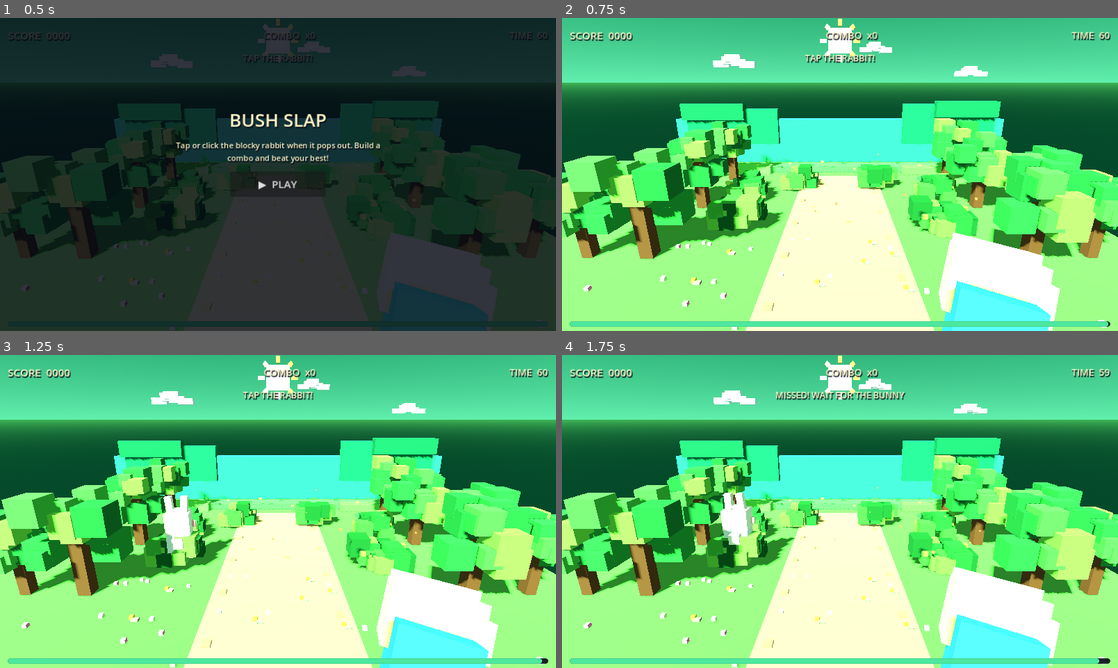
Above: before the commit, frames 1-4 (two rows, left to right).
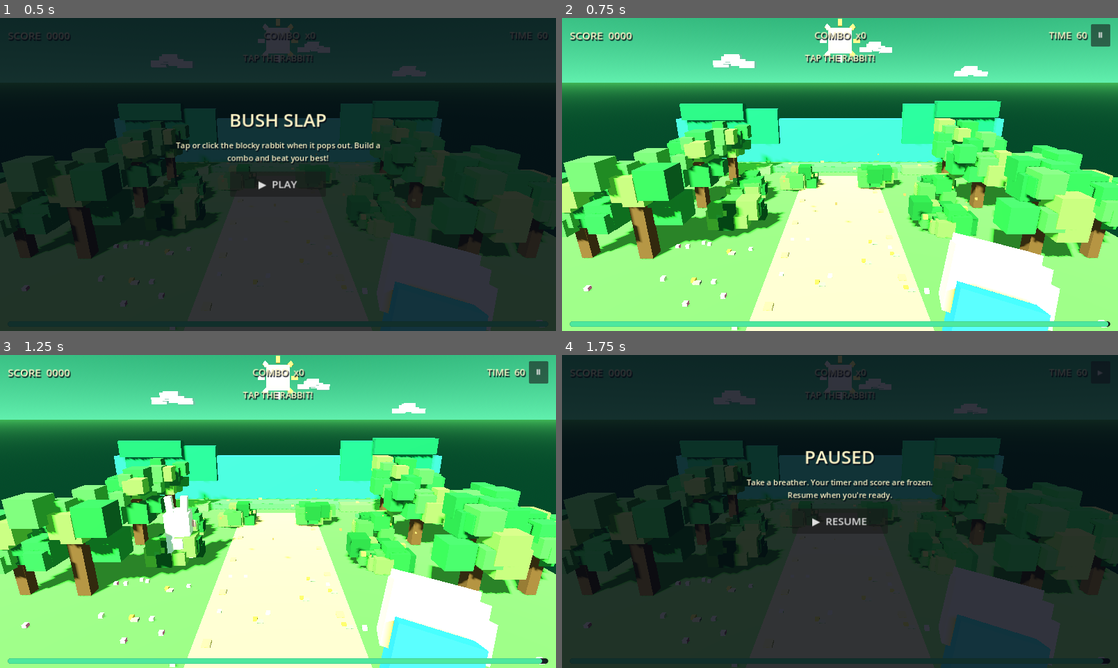
Above: after the commit, the same moments.

Repository: shaquib01/bush-slap
Game: Godot game, scene res://scenes/main.tscn
Two runs of this game, one before a commit and one after it. Both use one fixed random seed, a clock stepped at 60 frames per second and the inputs below.
Inputs (mouse positions are in pixels of both pictures, inside the frame that each line leads up to):
- Up to frame 1 (0.5 s): no input
- Up to frame 2 (0.75 s): click "▶ PLAY" at 0.5 s
- Up to frame 3 (1.25 s): no input
- Up to frame 4 (1.75 s): click (1101, 373) at 1.25 s, where only the run after the commit has a clickable "Ⅱ"

Frame 1 is identical in both runs. In frame 2, 0.6% of the frame differs, in the area x 45-99%, y 2-10%; in frame 3, 0.6%; in frame 4, 100%, in the area x 0-100%, y 0-100%.

Commit message:
Add pause and resume controls with frozen round timer

Diff:
--- a/godot/scripts/main.gd
+++ b/godot/scripts/main.gd
@@ -24,6 +24,8 @@
 var combo := 0
 var best := 0
 var playing := false
+var paused := false
+var pause_button: Button
 var rabbit_phase := 0.0
 var hud_score: Label
 var hud_time: Label
@@ -77,7 +79,7 @@
 	if slap_hand and is_instance_valid(slap_hand) and not hand_swinging:
 		slap_hand.position = hand_rest_position + Vector3(0.0, sin(ambient_time * 1.35) * 0.018, 0.0)
 		slap_hand.rotation_degrees = Vector3(-8.0 + sin(ambient_time * 1.1) * 0.7, -16.0, -12.0 + sin(ambient_time * 0.9) * 1.1)
-	if playing:
+	if playing and not paused:
 		round_time -= delta
 		spawn_timer -= delta
 		if rabbit and is_instance_valid(rabbit):
@@ -114,16 +116,22 @@
 		pressed = true
 		screen_pos = event.position
 	elif event is InputEventKey and event.pressed and not event.echo:
-		# Keyboard fallback: Space targets the screen centre; Enter starts/restarts.
+		# Escape toggles pause; Enter starts/resumes; Space slaps the screen centre.
+		if event.keycode == KEY_ESCAPE and playing:
+			_toggle_pause()
+			get_viewport().set_input_as_handled()
+			return
 		if event.keycode == KEY_ENTER or event.keycode == KEY_KP_ENTER:
 			if not playing:
 				_start_round()
-				get_viewport().set_input_as_handled()
-				return
-		elif event.keycode == KEY_SPACE and playing:
+			elif paused:
+				_resume_round()
+			get_viewport().set_input_as_handled()
+			return
+		elif event.keycode == KEY_SPACE and playing and not paused:
 			pressed = true
 			screen_pos = get_viewport().get_visible_rect().size * 0.5
-	if pressed and playing:
+	if pressed and playing and not paused:
 		_animate_slap_hand()
 		_try_slap(screen_pos)
 
@@ -241,6 +249,13 @@
 	hud_top.add_child(hud_combo)
 	hud_top.add_spacer(false)
 	hud_top.add_child(hud_time)
+	pause_button = Button.new()
+	pause_button.text = "Ⅱ"
+	pause_button.tooltip_text = "Pause / resume (Esc)"
+	pause_button.custom_minimum_size = Vector2(44, 38)
+	pause_button.focus_mode = Control.FOCUS_NONE
+	pause_button.pressed.connect(_toggle_pause)
+	hud_top.add_child(pause_button)
 	hud_progress = ProgressBar.new()
 	hud_progress.name = "RoundProgress"
 	hud_progress.min_value = 0.0
@@ -312,7 +327,7 @@
 	play_button.custom_minimum_size = Vector2(220, 58)
 	play_button.size_flags_horizontal = Control.SIZE_SHRINK_CENTER
 	play_button.add_theme_font_size_override("font_size", 24)
-	play_button.pressed.connect(_start_round)
+	play_button.pressed.connect(_on_overlay_play_pressed)
 	overlay_panel.add_child(play_button)
 
 
@@ -712,7 +727,40 @@
 	rabbit = null
 	rabbit_visual = null
 
+func _on_overlay_play_pressed() -> void:
+	if playing and paused:
+		_resume_round()
+	else:
+		_start_round()
+
+func _toggle_pause() -> void:
+	if not playing:
+		return
+	if paused:
+		_resume_round()
+	else:
+		paused = true
+		_remove_rabbit()
+		if pause_button:
+			pause_button.text = "▶"
+		_show_overlay("PAUSED", "Take a breather. Your timer and score are frozen.\nResume when you're ready.")
+		play_button.text = "▶  RESUME"
+
+func _resume_round() -> void:
+	if not playing:
+		return
+	paused = false
+	overlay.visible = false
+	if pause_button:
+		pause_button.text = "Ⅱ"
+	message_label.text = "TAP THE RABBIT!"
+	spawn_timer = maxf(spawn_timer, 0.35)
+	_update_hud()
+
 func _start_round() -> void:
+	paused = false
+	if pause_button:
+		pause_button.text = "Ⅱ"
 	score = 0
 	combo = 0
 	round_time = ROUND_SECONDS
@@ -725,6 +773,9 @@
 
 func _end_round() -> void:
 	playing = false
+	paused = false
+	if pause_button:
+		pause_button.text = "Ⅱ"
 	_remove_rabbit()
 	_show_overlay("ROUND OVER!", "Score: %d\nPersonal best: %d\nTap play to try again." % [score, best])
 	play_button.text = "↻  PLAY AGAIN"
@@ -736,6 +787,8 @@
 	play_button.text = "▶  PLAY"
 
 func _update_hud() -> void:
+	if pause_button:
+		pause_button.visible = playing
 	if hud_score:
 		hud_score.text = "SCORE  %04d" % score
 		hud_time.text = "TIME  %02d" % maxi(0, int(ceil(round_time)))
